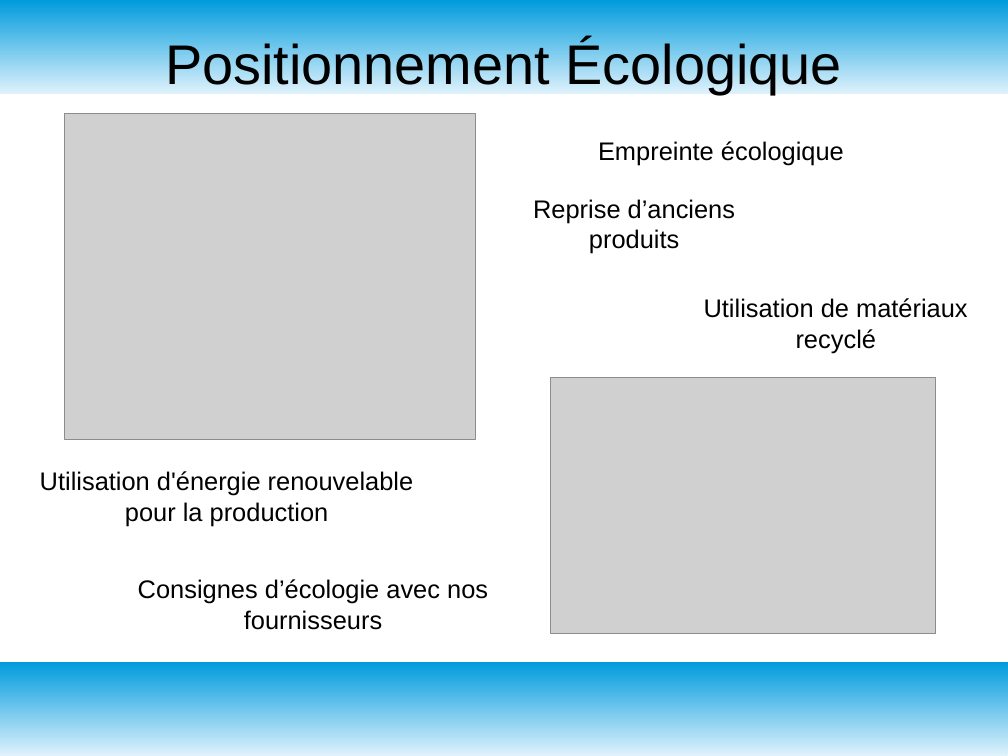
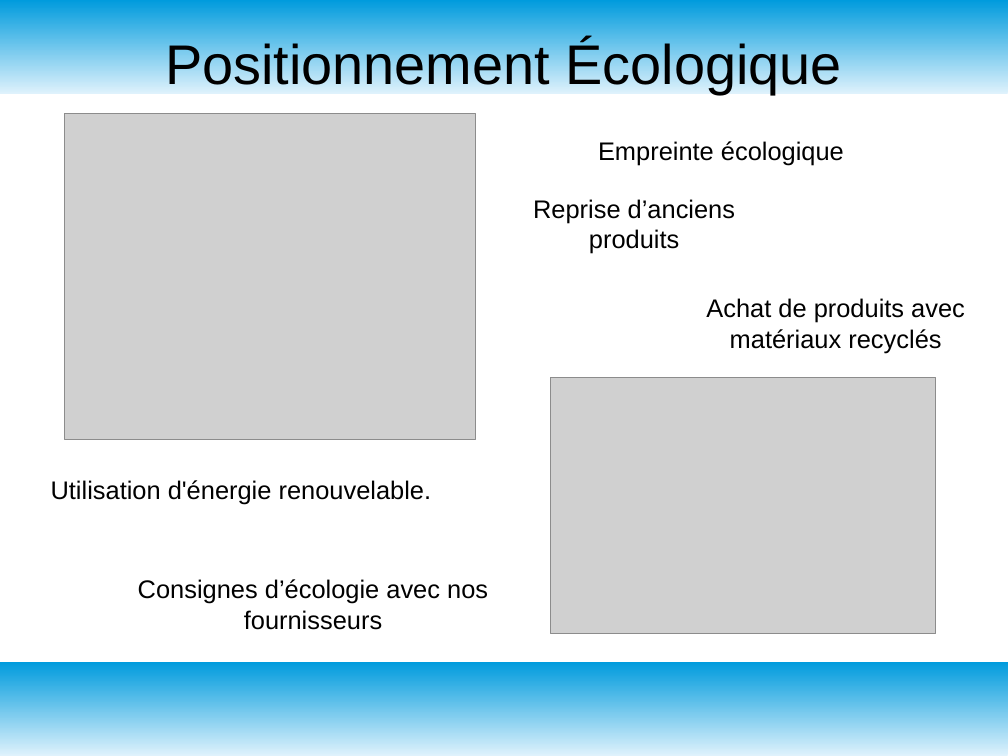
Before and after one commit to NotVect0r/SAE-1.06, a slide deck: slide 3 of SLIDE SAE 1,06.odp. Drawn at 1008x756 pixels with LibreOffice and Linux fonts; fonts in the diff are those of the drawing; grey boxes stand for pictures. Boxes give left, top, right and bottom in pixels: in the first picture for what was removed or moved away, otherwise in the second. Text is boxed around its words. In the diff, an @@ line names an element or a change of style, - is before the commit and + after.

```diff
--- a/SLIDE SAE 1,06.odp
+++ b/SLIDE SAE 1,06.odp
@@ text at (706,298,965,353): text changed @@
-Utilisation de matériaux recyclé
+Achat de produits avec matériaux recyclés
@@ text at (51,480,432,504): text changed @@
-Utilisation d'énergie renouvelable pour la production
+Utilisation d'énergie renouvelable.
```
